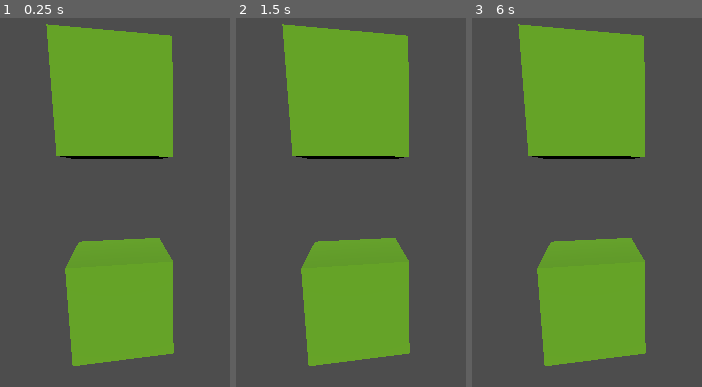
Above: before the commit, frames 1-3 (left to right).
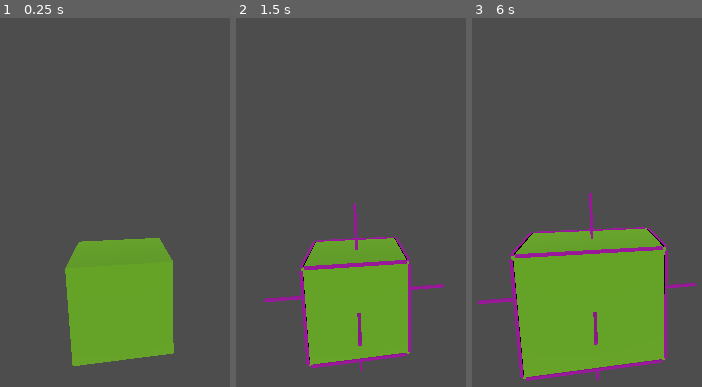
Above: after the commit, the same moments.

Repository: Emeraudia/LetsCraft
Game: Godot game, scene res://Main.tscn
Two runs of this game, one before a commit and one after it. Both use one fixed random seed, a clock stepped at 60 frames per second and the inputs below.
Inputs (mouse positions are in pixels of both pictures, inside the frame that each line leads up to):
- Up to frame 1 (0.25 s): no input
- Up to frame 2 (1.5 s): tap Enter at 0.5 s; move the mouse to (outside the picture) at 0.52 s; hold B (B, bound only after the commit) 0.53-1.28 s; tap C (Create, bound only after the commit) at 0.8, 1.35 s; tap Space (anchor) at 1.25 s; move the mouse to (254, 246) at 1.27 s
- Up to frame 3 (6 s): tap N (N, bound only after the commit) at 1.55 s; tap Enter at 2, 3.5 s; move the mouse to (outside the picture) at 2.02 s; hold N (N, bound only after the commit) 2.03-2.78 s; tap O (Plan, bound only after the commit) at 2.3, 2.85 s; tap Space (anchor) at 2.75, 4.25, 5.1 s; move the mouse to (610, 313) at 2.77 s; tap P (Profondeur, bound only after the commit) at 3.05 s; move the mouse to (outside the picture) at 3.52 s; hold P (Profondeur, bound only after the commit) 3.53-4.28 s; click (outside the picture) at 3.8 s; move the mouse to (outside the picture) at 4.27 s; click (outside the picture) at 4.35 s; tap B (B, bound only after the commit) at 4.55 s; move the mouse to (690, 224) at 5.02 s; hold C (Create, bound only after the commit) 5.03-5.78 s; move the mouse to (529, 110) at 5.77 s; tap Up (resize) at 5.85 s

The runs differ from the first frame. In frame 1, 18% of the frame differs, in the area x 20-76%, y 1-39%; in frame 2, 21%; in frame 3, 30%, in the area x 2-98%, y 1-99%.

Commit message:
Merge avec develop
Fusion du concept de piece avec le syteme de mouvement.

Modification des codes liée à la pièce et son changement de concept

Diff:
--- a/Main.gd
+++ b/Main.gd
@@ -29,9 +29,9 @@
 var listSelection = Array()
 # Called when the node enters the scene tree for the first time.
 func _ready():
-	get_node("piece/Area3D").clicked.connect(select_piece)
+	get_node("Piece").clicked.connect(select_piece)
 
-	get_node("piece2/Area3D").clicked.connect(select_piece)
+
 
 
 # Called every frame. 'delta' is the elapsed time since the previous frame.
@@ -41,11 +41,12 @@
 
 	#Creation d'une piece
 	if(creation != CreationMode.Off && Input.is_action_just_pressed("click_gauche")):
-		var scene = load("res://Pieces.tscn")
+		print("Piece créer")
+		var scene = load("res://create_bloc/piece.tscn")
 		var instance = scene.instantiate()
-		instance.get_child(0).setPos([-2,0,0])
+		instance.setPos([-2,0,0])
 		add_child(instance)
-		instance.get_child(0).clicked.connect(select_piece)
+		instance.clicked.connect(select_piece)
 
 
 
@@ -59,7 +60,7 @@
 			mouseCurrentPos = get_viewport().get_mouse_position()
 
 			if(Input.is_action_just_pressed("click_gauche")):
-				dragDist = $Camera3D.get_camera_transform().origin.distance_to(listSelection[-1].get_child(0).origin)
+				dragDist = $Camera3D.get_camera_transform().origin.distance_to(listSelection[-1].origin)
 				mouseOrigin = $Camera3D.project_position(
 					mouseCurrentPos,
 					dragDist
@@ -71,7 +72,7 @@
 			var camera_rotation = camera_transform.basis
 			var movement = (camera_rotation * mouseCurrentPosGlobal)
 			for i in listSelection:
-				i.get_child(0).setPos(movement)
+				i.setPos(movement)
 			mouseOrigin = $Camera3D.project_position(
 				mouseCurrentPos,
 				dragDist
@@ -103,19 +104,19 @@
 func select_piece(node):
 	if(mode == SelectionMode.On):
 		if(listSelection.find(node) == -1):
-			node.get_child(0).change_color(Color(1, 1, 0, 1.0))
+			node.change_color(Color(1, 1, 0, 1.0))
 			listSelection.append(node)
 		else:
 			deselect_piece(node)
 
 func deselect_piece(node):
 	listSelection.remove_at(listSelection.find(node))
-	node.get_child(0).change_color(Color(0.42, 0.69, 0.13, 1.0))
+	node.change_color(Color(0.42, 0.69, 0.13, 1.0))
 
 #deselectionne toutes les pieces
 func unselectAll():
 	for i in listSelection:
-		i.get_child(0).change_color(Color(0.42, 0.69, 0.13, 1.0))
+		i.change_color(Color(0.42, 0.69, 0.13, 1.0))
 	listSelection.clear()
 
 func reset_mode():
--- a/Main.tscn
+++ b/Main.tscn
@@ -1,7 +1,7 @@
 [gd_scene load_steps=3 format=3 uid="uid://dvuin5kdtpvov"]
 
 [ext_resource type="Script" path="res://Main.gd" id="1_ltjda"]
-[ext_resource type="PackedScene" path="res://Pieces.tscn" id="1_qoeyq"]
+[ext_resource type="PackedScene" uid="uid://dii3q0cyuhhp0" path="res://create_bloc/piece.tscn" id="2_3jmad"]
 
 [node name="main" type="Node"]
 script = ExtResource("1_ltjda")
@@ -13,7 +13,4 @@
 [node name="DirectionalLight3D" type="DirectionalLight3D" parent="."]
 transform = Transform3D(1, 0, 0, 0, 0.821289, 0.570513, 0, -0.570513, 0.821289, 0, 1.50353, 0.34135)
 
-[node name="piece" parent="." instance=ExtResource("1_qoeyq")]
-
-[node name="piece2" parent="." instance=ExtResource("1_qoeyq")]
-transform = Transform3D(1, 0, 0, 0, 1, 0, 0, 0, 1, 0, 2, 0)
+[node name="Piece" parent="." instance=ExtResource("2_3jmad")]
--- a/create_bloc/piece.gd
+++ b/create_bloc/piece.gd
@@ -1,9 +1,14 @@
 extends Node3D
+signal clicked(node) #signal emit when you click on the object
 
+var enter = false
+var origin = position
+var newMaterial = StandardMaterial3D.new()
 
 # Called when the node enters the scene tree for the first time.
 func _ready():
-	pass # Replace with function body.
+	newMaterial.albedo_color = Color(0.42, 0.69, 0.13, 1.0)
+	$ObjetListe/Obj/Mesh.material_override = newMaterial
 
 
 # Called every frame. 'delta' is the elapsed time since the previous frame.
@@ -13,6 +18,9 @@
 		antene_modif($ObjetListe.scale)
 	if(Input.is_action_just_pressed("resize")):
 		resize()
+
+	if(enter && Input.is_action_just_pressed("click_gauche")):
+		emit_signal("clicked",self)
 
 func anchor_modif(piece_size):
 	for decay in $AnchorListe.get_children():
@@ -74,3 +82,29 @@
 	$ObjetListe.scale = Vector3(randf_range(0.5,1.5),randf_range(0.5,1.5),randf_range(0.5,1.5))
 	anchor_modif($ObjetListe.scale)
 	antene_modif($ObjetListe.scale)
+
+
+
+func _on_mouse_entered():
+	enter = true
+
+
+
+func _on_mouse_exited():
+	enter = false
+
+#change the color of the mesh
+#@param a color
+func change_color(c):
+	newMaterial.albedo_color = c
+	$ObjetListe/Obj/Mesh.material_override = newMaterial
+
+#relocalise la piece a la positon p
+func setPos(p):
+	position.x = position.x+p[0]
+	position.y = position.y+p[1]
+	position.z = position.z+p[2]
+
+
+func getPosPlan():
+	return [position.x,position.y]
--- a/create_bloc/piece.tscn
+++ b/create_bloc/piece.tscn
@@ -13,7 +13,7 @@
 
 [node name="Obj" type="Area3D" parent="ObjetListe"]
 
-[node name="MeshInstance3D" type="MeshInstance3D" parent="ObjetListe/Obj"]
+[node name="Mesh" type="MeshInstance3D" parent="ObjetListe/Obj"]
 mesh = SubResource("BoxMesh_61k4y")
 skeleton = NodePath("")
 
@@ -23,3 +23,6 @@
 [node name="AnchorListe" type="Node3D" parent="."]
 
 [node name="AnteneListe" type="Node3D" parent="."]
+
+[connection signal="mouse_entered" from="ObjetListe/Obj" to="." method="_on_mouse_entered"]
+[connection signal="mouse_exited" from="ObjetListe/Obj" to="." method="_on_mouse_exited"]
--- a/project.godot
+++ b/project.godot
@@ -28,6 +28,36 @@
 "events": [Object(InputEventKey,"resource_local_to_scene":false,"resource_name":"","device":-1,"window_id":0,"alt_press …(182 unchanged characters)…
 ]
 }
+B={
+"deadzone": 0.5,
+"events": [Object(InputEventKey,"resource_local_to_scene":false,"resource_name":"","device":-1,"window_id":0,"alt_pressed":false,"shift_pressed":false,"ctrl_pressed":false,"meta_pressed":false,"pressed":false,"keycode":0,"physical_keycode":66,"key_label":0,"unicode":98,"echo":false,"script":null)
+]
+}
+N={
+"deadzone": 0.5,
+"events": [Object(InputEventKey,"resource_local_to_scene":false,"resource_name":"","device":-1,"window_id":0,"alt_pressed":false,"shift_pressed":false,"ctrl_pressed":false,"meta_pressed":false,"pressed":false,"keycode":0,"physical_keycode":78,"key_label":0,"unicode":110,"echo":false,"script":null)
+]
+}
+click_gauche={
+"deadzone": 0.5,
+"events": [null, Object(InputEventMouseButton,"resource_local_to_scene":false,"resource_name":"","device":-1,"window_id":0,"alt_pressed":false,"shift_pressed":false,"ctrl_pressed":false,"meta_pressed":false,"button_mask":0,"position":Vector2(0, 0),"global_position":Vector2(0, 0),"factor":1.0,"button_index":1,"canceled":false,"pressed":false,"double_click":false,"script":null)
+]
+}
+Plan={
+"deadzone": 0.5,
+"events": [null, Object(InputEventKey,"resource_local_to_scene":false,"resource_name":"","device":-1,"window_id":0,"alt_pressed":false,"shift_pressed":false,"ctrl_pressed":false,"meta_pressed":false,"pressed":false,"keycode":0,"physical_keycode":79,"key_label":0,"unicode":111,"echo":false,"script":null)
+]
+}
+Profondeur={
+"deadzone": 0.5,
+"events": [Object(InputEventKey,"resource_local_to_scene":false,"resource_name":"","device":-1,"window_id":0,"alt_pressed":false,"shift_pressed":false,"ctrl_pressed":false,"meta_pressed":false,"pressed":false,"keycode":0,"physical_keycode":80,"key_label":0,"unicode":112,"echo":false,"script":null)
+]
+}
+Create={
+"deadzone": 0.5,
+"events": [Object(InputEventKey,"resource_local_to_scene":false,"resource_name":"","device":-1,"window_id":0,"alt_pressed":false,"shift_pressed":false,"ctrl_pressed":false,"meta_pressed":false,"pressed":false,"keycode":0,"physical_keycode":67,"key_label":0,"unicode":99,"echo":false,"script":null)
+]
+}
 
 [rendering]
 
